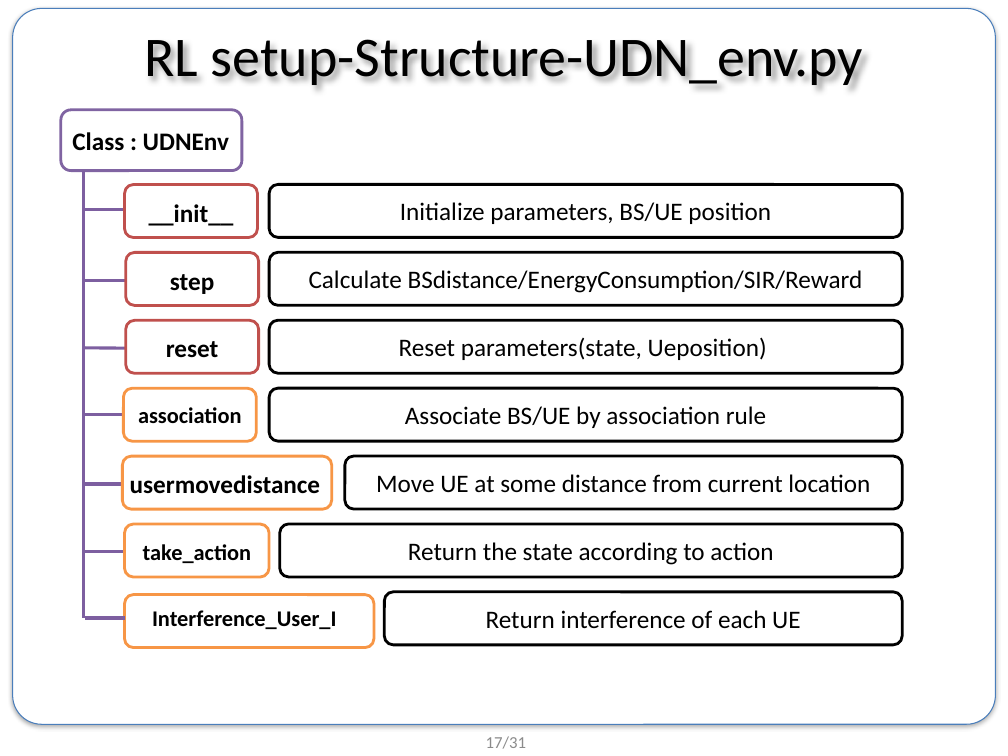
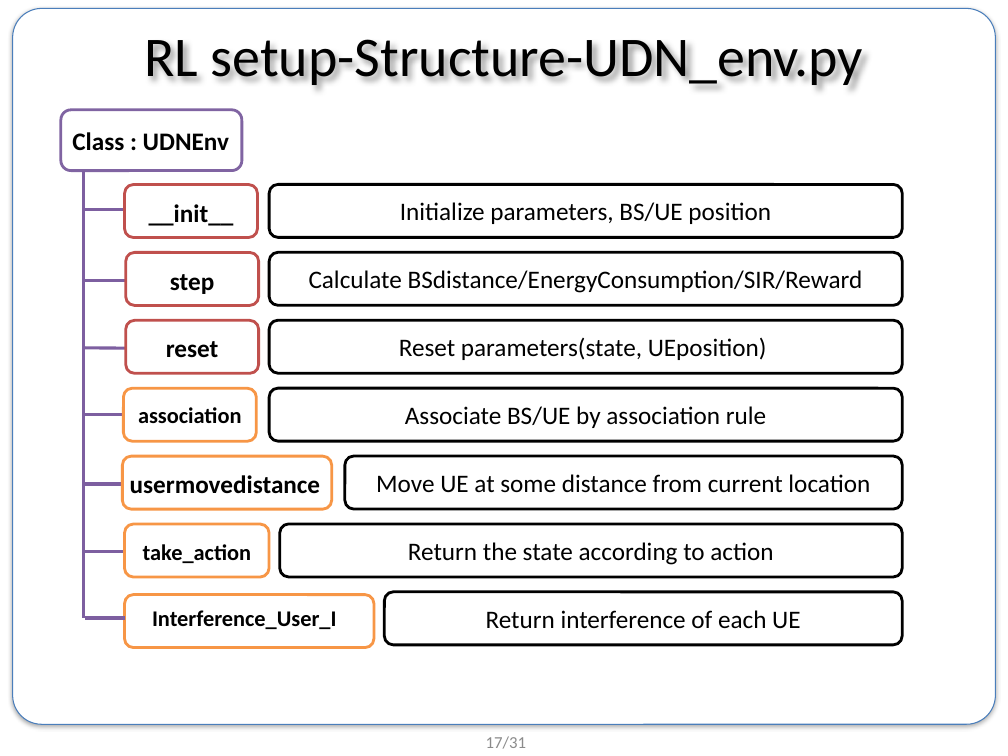
Before and after one commit to BongSangKim/UGRP, a slide deck: slide 17 of Survey meeting/인턴 발표 준비/0725 summer internship final presentation.pptx. Drawn at 1008x756 pixels with LibreOffice and Linux fonts; fonts in the diff are those of the drawing; background and template pictures are left out. Boxes give left, top, right and bottom in pixels: in the first picture for what was removed or moved away, otherwise in the second. Text is boxed around its words. In the diff, an @@ line names an element or a change of style, - is before the commit and + after.

```diff
--- a/Survey meeting/인턴 발표 준비/0725 summer internship final presentation.pptx
+++ b/Survey meeting/인턴 발표 준비/0725 summer internship final presentation.pptx
@@ text in rounded rectangle at (x1=399, y1=338, x2=767, y2=360): text changed @@
-Reset parameters(state, Ueposition)
+Reset parameters(state, UEposition)
```
Also in this commit, not shown: 7 other slides changed, 2 slides added.
